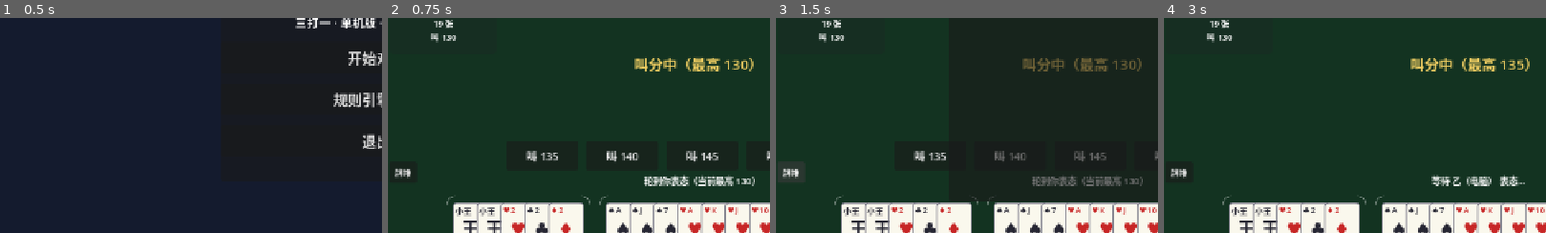
Above: before the commit, frames 1-4 (left to right).
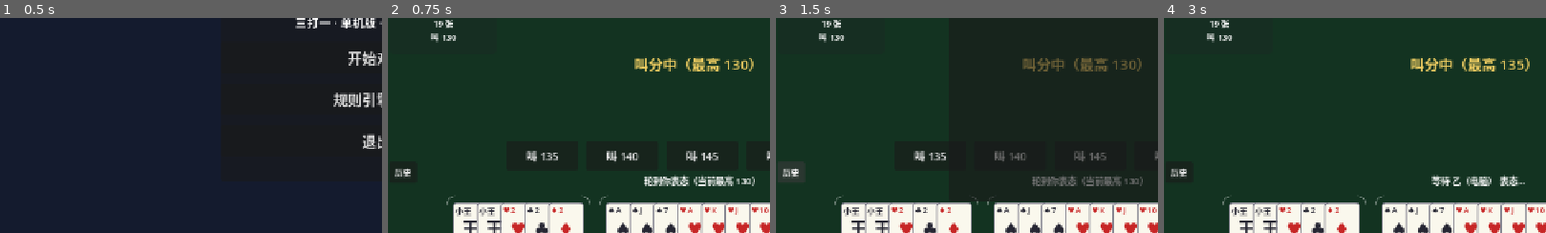
Above: after the commit, the same moments.

Repository: longy1/three-beat-one
Game: Godot game, scene res://scene/main_menu.tscn
The game is run twice, just before and just after one commit, with the same random seed, the same clock (stepped at 60 frames per second) and the same inputs.
Inputs (mouse positions are % of the whole screen's width and height, from its top left):
- Up to frame 1 (0.5 s): no input
- Up to frame 2 (0.75 s): click "开始对局" at 0.5 s
- Up to frame 3 (1.5 s): click (3, 75) at 1.25 s, where only the run before the commit has a clickable "牌堆"
- Up to frame 4 (3 s): click (3, 75) at 2 s, where only the run after the commit has a clickable "历史"; click "叫 135" at 2.75 s
The pictures show only the part of the screen within x 1-51%, y 39-89%; the shares and areas given below are measured in that part.

Frame 1 is identical in both runs. In frame 2, less than 0.1% of the frame differs, in the area x 2-6%, y 69-75%; in frame 3, less than 0.1%; in frame 4, less than 0.1%.

Commit message:
ui: 庄家是自己时皇冠固定于左下手牌左侧；皇冠下方新增【牌堆】按钮（悬停看底牌 2×4），原出牌历史入口改名【历史】

Diff:
--- a/script/game_table.gd
+++ b/script/game_table.gd
@@ -18,9 +18,10 @@
 	3: Vector2(0.234, 0.408),
 }
 
-## 皇冠动画落点（相对比例 ×窗口尺寸；仅人类 0 号位使用——其余座位动态计算名字位置）
+## 皇冠动画落点（相对比例 ×窗口尺寸；仅人类 0 号位使用——其余座位动态计算名字位置）。
+## 0 号位（庄家是自己）：左下固定位置——手牌左侧，不随牌变动
 const CROWN_TARGETS := {
-	0: Vector2(0.258, 0.672),
+	0: Vector2(0.075, 0.833),
 }
 
 ## 主牌桌区域中心（相对比例）：画面分为左「主牌桌区域」（x 0~82.8%）与
@@ -45,7 +46,9 @@
 var _ai_timer: Timer
 var _trick_timer: Timer
 var _pile_popup: PanelContainer   ## 悬停查看某玩家出牌历史的弹出层
-var _human_pile_chip: Button      ## 人类玩家（0 号位）的牌堆悬停入口
+var _human_pile_chip: Button      ## 人类玩家出牌历史入口（左下，始终显示）
+var _bottom_pile_button: Button   ## 庄家是自己时的「牌堆」入口（皇冠下方，悬停看底牌）
+var _bottom_popup: PanelContainer ## 底牌堆弹层（2 行 × 4 张，仅庄家自己可见）
 
 @onready var game_info: Label = $TopBar/GameInfoLabel
 @onready var bid_center_label: Label = $BidCenterLabel
@@ -102,9 +105,9 @@
 ## ============================= 玩家牌堆（悬停查看出牌历史） =============================
 
 func _setup_pile_ui() -> void:
-	# 人类玩家（0 号位）入口：左下角小按钮（手牌居中，不遮挡）
+	# 人类玩家出牌历史入口：左下角小按钮（文字「历史」，悬停查看自己的出牌记录）
 	_human_pile_chip = Button.new()
-	_human_pile_chip.text = "牌堆"
+	_human_pile_chip.text = "历史"
 	_human_pile_chip.add_theme_font_size_override("font_size", 14)
 	UiStyle.pad_button(_human_pile_chip)
 	_human_pile_chip.set_anchors_preset(Control.PRESET_BOTTOM_LEFT)
@@ -115,6 +118,20 @@
 	_human_pile_chip.mouse_entered.connect(func(): _show_pile(HUMAN_SEAT))
 	_human_pile_chip.mouse_exited.connect(_hide_pile)
 	add_child(_human_pile_chip)
+	# 庄家是自己时的「牌堆」入口：皇冠下方（左下固定），悬停查看底牌堆
+	_bottom_pile_button = Button.new()
+	_bottom_pile_button.text = "牌堆"
+	_bottom_pile_button.add_theme_font_size_override("font_size", 14)
+	UiStyle.pad_button(_bottom_pile_button)
+	_bottom_pile_button.set_anchors_preset(Control.PRESET_BOTTOM_LEFT)
+	_bottom_pile_button.offset_left = 70
+	_bottom_pile_button.offset_right = 122
+	_bottom_pile_button.offset_top = -100
+	_bottom_pile_button.offset_bottom = -70
+	_bottom_pile_button.visible = false
+	_bottom_pile_button.mouse_entered.connect(_show_bottom_pile)
+	_bottom_pile_button.mouse_exited.connect(_hide_pile)
+	add_child(_bottom_pile_button)
 	# 电脑玩家入口：各自座位面板悬停（SeatPanel 组件信号）
 	for seat in seat_panels:
 		var panel: SeatPanel = seat_panels[seat]
@@ -154,6 +171,35 @@
 	list.size_flags_horizontal = Control.SIZE_EXPAND_FILL
 	list.add_theme_constant_override("separation", 4)
 	scroll.add_child(list)
+	# 底牌堆弹层（庄家是自己时）：标题 + 2 行 × 4 张网格
+	_bottom_popup = PanelContainer.new()
+	_bottom_popup.name = "BottomPopup"
+	_bottom_popup.visible = false
+	_bottom_popup.mouse_filter = Control.MOUSE_FILTER_IGNORE
+	_bottom_popup.set_anchors_preset(Control.PRESET_CENTER)
+	_bottom_popup.offset_left = -220
+	_bottom_popup.offset_top = -170
+	_bottom_popup.offset_right = 220
+	_bottom_popup.offset_bottom = 170
+	add_child(_bottom_popup)
+	var bp_vbox := VBoxContainer.new()
+	bp_vbox.name = "VBox"
+	bp_vbox.mouse_filter = Control.MOUSE_FILTER_IGNORE
+	bp_vbox.add_theme_constant_override("separation", 6)
+	_bottom_popup.add_child(bp_vbox)
+	var bp_title := Label.new()
+	bp_title.name = "Title"
+	bp_title.horizontal_alignment = HORIZONTAL_ALIGNMENT_CENTER
+	bp_title.add_theme_font_size_override("font_size", 17)
+	bp_title.mouse_filter = Control.MOUSE_FILTER_IGNORE
+	bp_vbox.add_child(bp_title)
+	var grid := GridContainer.new()
+	grid.name = "Grid"
+	grid.columns = 4
+	grid.mouse_filter = Control.MOUSE_FILTER_IGNORE
+	grid.add_theme_constant_override("h_separation", 6)
+	grid.add_theme_constant_override("v_separation", 6)
+	bp_vbox.add_child(grid)
 
 
 ## 悬停某座位：按旧→新列出该玩家每轮的出牌（赢轮标 ✓ 高亮）
@@ -197,6 +243,22 @@
 func _hide_pile() -> void:
 	if _pile_popup != null:
 		_pile_popup.visible = false
+	if _bottom_popup != null:
+		_bottom_popup.visible = false
+
+
+## 庄家是自己时：悬停「牌堆」按钮查看底牌堆（2 行 × 4 张，仅自己可见）
+func _show_bottom_pile() -> void:
+	if engine == null or engine.banker_seat != HUMAN_SEAT:
+		return
+	var title: Label = _bottom_popup.get_node("VBox/Title")
+	title.text = "你的底牌（仅你可见）"
+	var grid: GridContainer = _bottom_popup.get_node("VBox/Grid")
+	for child in grid.get_children():
+		child.queue_free()
+	for c in engine.bottom:
+		grid.add_child(CardWidget.create(c, true, true))
+	_bottom_popup.visible = true
 
 
 func _on_next_game() -> void:
@@ -477,6 +539,12 @@
 	_render_hand()
 	if select_mode == "discard":
 		_update_discard_button()
+	# 庄家是自己时：皇冠下方「牌堆」按钮显示（扣底完成后才有底牌可看）
+	var show_bottom := engine.banker_seat == HUMAN_SEAT \
+		and (engine.phase == GameEngine.Phase.TRICKS or engine.phase == GameEngine.Phase.SETTLED)
+	_bottom_pile_button.visible = show_bottom
+	if not show_bottom:
+		_bottom_popup.visible = false
 
 
 ## 右下角手牌统计：主牌数量、副牌各花色数量、各点数数量（含王、2）
--- a/test/test_ui.gd
+++ b/test/test_ui.gd
@@ -106,6 +106,26 @@
 	await _release_table(table)
 
 
+## 回归：庄家是自己时，扣底完成后皇冠下方「牌堆」按钮可见，悬停显示底牌 8 张（2×4）
+func test_bottom_pile_button_for_human_banker(test) -> void:
+	var table = await _spawn_table()
+	var eng: GameEngine = table.engine
+	_deal(eng, 0)
+	for s in [1, 2, 3]:
+		eng.submit_bid(s, GameEngine.BID_PASS)
+	eng.submit_bid(0, GameEngine.BID_PASS)
+	eng.submit_trump(0, Card.Suit.SPADE, Card.RANK_9)
+	eng.submit_discard(0, AiPolicy.choose_discard(eng.hands[0], eng.trump))
+	await tree_pause()
+	var btn: Button = table._bottom_pile_button
+	test.check(btn.visible, "庄家是自己时牌堆按钮可见")
+	# 非庄家/非出牌阶段不可见
+	eng.start_session(99)  # 新局拍卖阶段
+	await tree_pause()
+	test.check(not btn.visible, "非出牌阶段按钮隐藏")
+	await _release_table(table)
+
+
 ## 叫主后信息栏展示「正 R」牌面；未叫主时注明「未叫主」
 func test_trump_display_in_sidebar(test) -> void:
 	var table = await _spawn_table()
Not shown, changed: AGENTS.md
